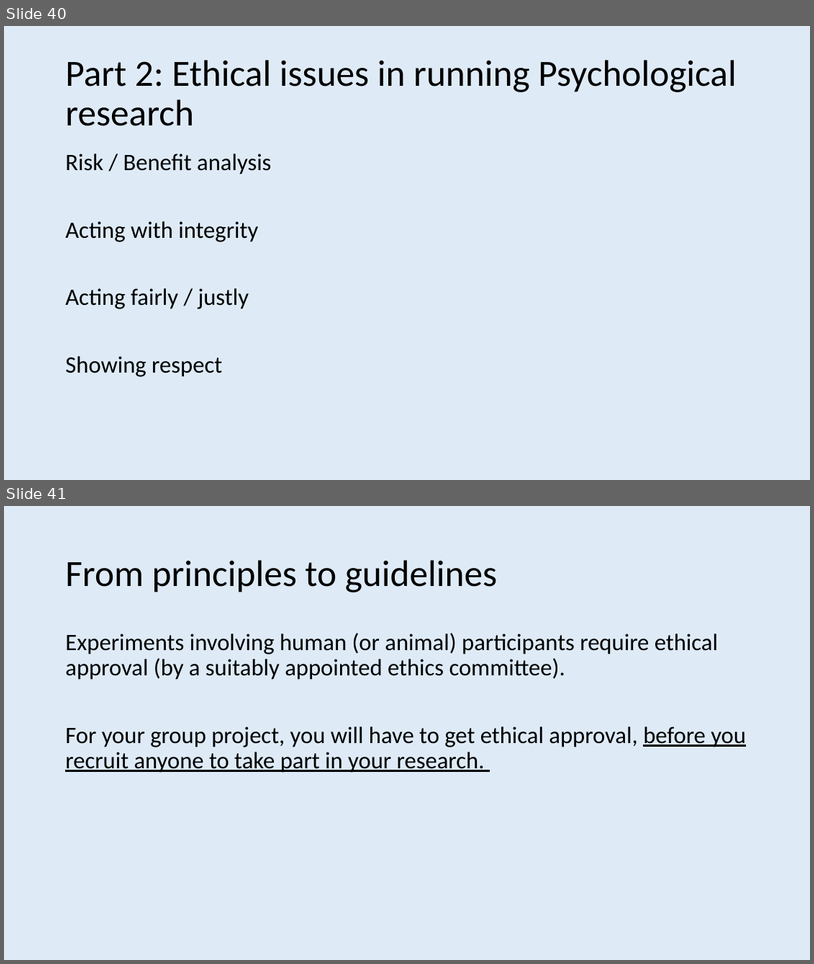
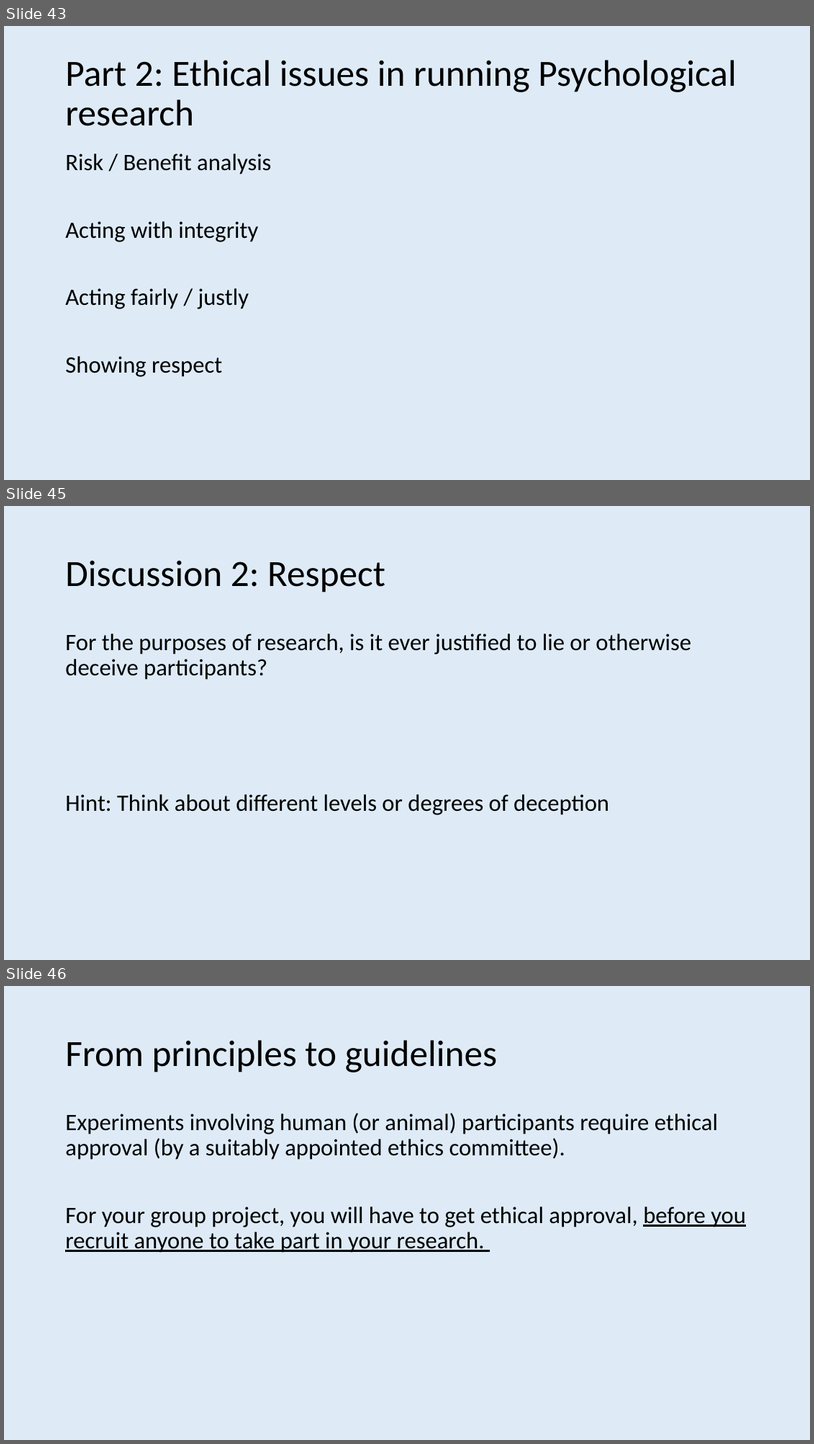
Before and after one commit to ajwills72/rmhealth-found, a slide deck: docs/science_truth_honesty.pptx. Shown one above the other, each under a label of ours: slides 40 and 41 before the commit, slides 43, 45 and 46 after it; the slides between them are not shown. The pictures are 814x964 and 814x1444 pixels, drawn with LibreOffice and Linux fonts; fonts in the diff are those of the drawing. Boxes give left, top, right and bottom in pixels: in the first picture for what was removed or moved away, otherwise in the second. Text is boxed around its words. In the diff, an @@ line names an element or a change of style, - is before the commit and + after.

```diff
--- a/docs/science_truth_honesty.pptx
+++ b/docs/science_truth_honesty.pptx
@@ slide 45 added at (4,506,810,960), background #DEEBF7 @@
@@ title added at (65,560,386,592), 44 pt, text #000000 @@
+Discussion 2: Respect
@@ text added at (65,633,692,815), 28 pt, text #000000 @@
+For the purposes of research, is it ever justified to lie or otherwise deceive participants?
+Hint: Think about different levels or degrees of deception
@@ what was slide 40 is now slide 43 @@
@@ what was slide 41 is now slide 46 @@
```
Also in this commit, not shown: 1 slide changed, 5 other slides added, 1 slide removed, 1 other file.
